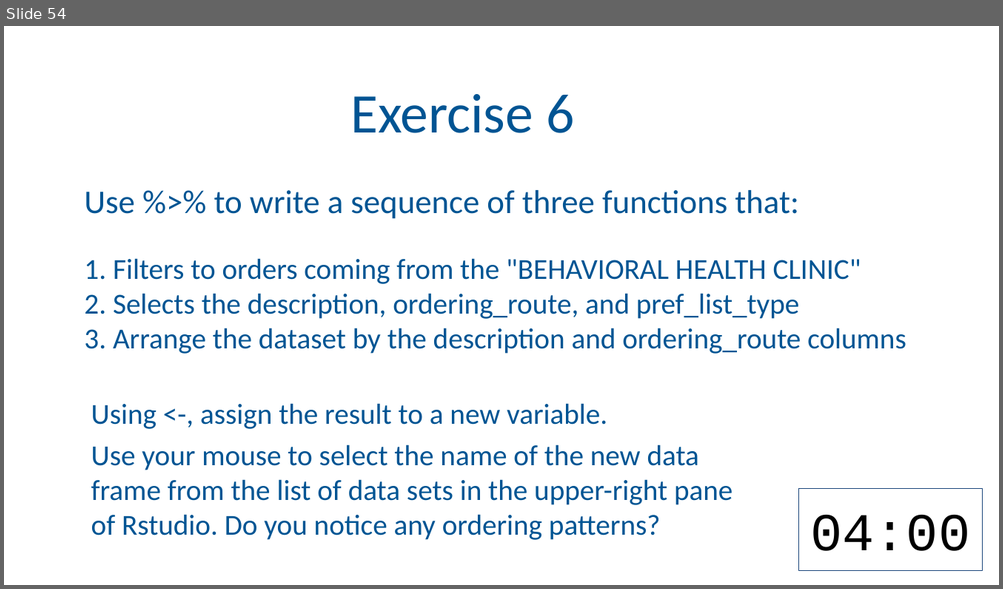
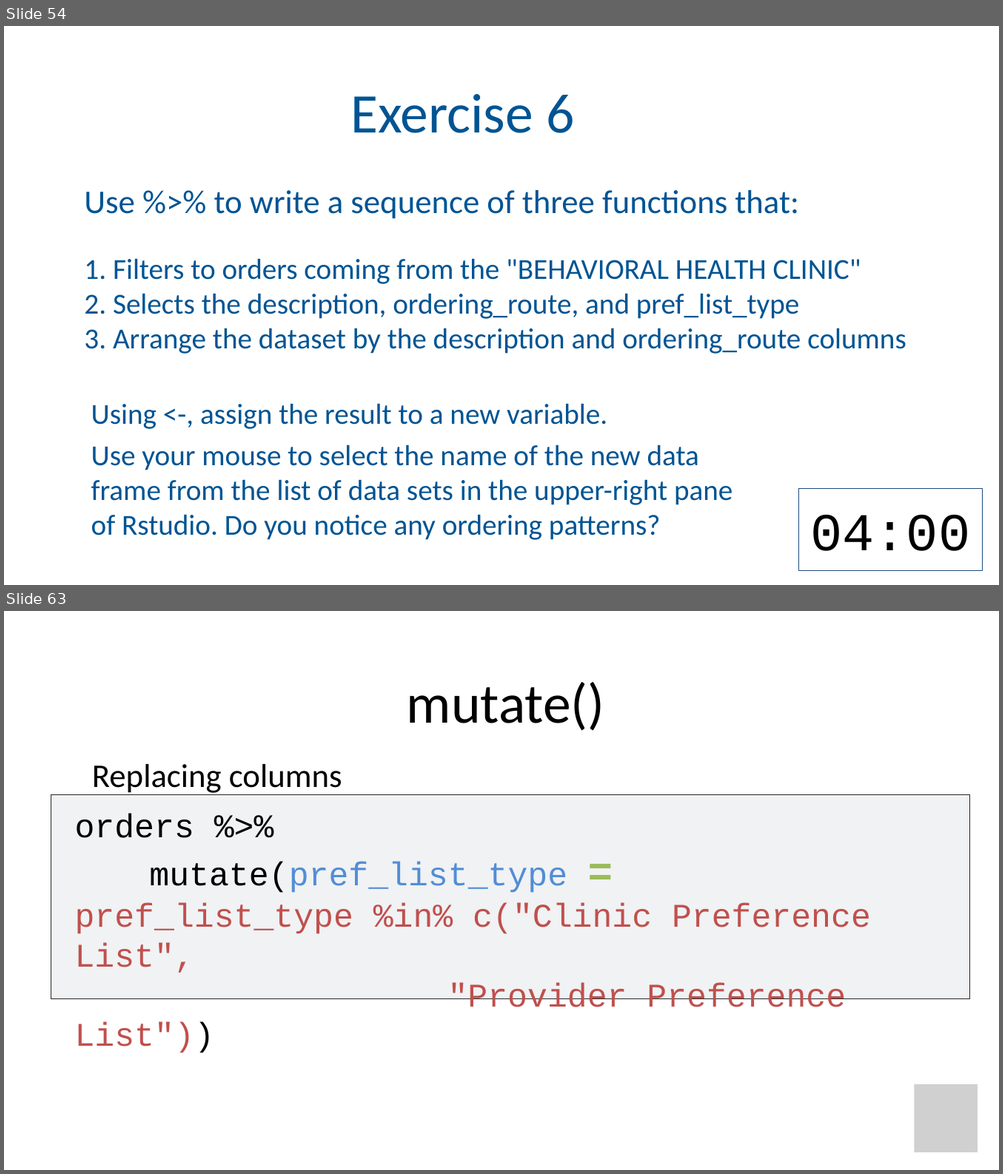
Before and after one commit to amromeo/api_r2020, a slide deck: 03 - Transform.pptx. Shown one above the other, each under a label of ours: slide 54 before the commit, slides 54 and 63 after it; the slides between them are not shown. The pictures are 1003x589 and 1003x1174 pixels, drawn with LibreOffice and Linux fonts; fonts in the diff are those of the drawing; grey boxes stand for pictures; background and template pictures are left out. Boxes give left, top, right and bottom in pixels: in the first picture for what was removed or moved away, otherwise in the second. Text is boxed around its words. In the diff, an @@ line names an element or a change of style, - is before the commit and + after.

Commit message:
->mutate

```diff
--- a/03 - Transform.pptx
+++ b/03 - Transform.pptx
@@ slide 63 added at <box>4,611,999,1170</box>, background #FFFFFF @@
@@ title added at <box>407,682,605,731</box>, 54 pt, text #000000 @@
+mutate()
@@ text added at <box>92,764,342,795</box>, 32 pt, text #000000 @@
+Replacing columns
@@ freeform shape added at <box>51,795,970,999</box>, fill #F0F2F4, outline #262626 0.75 pt @@
@@ text added at <box>75,814,871,1054</box>, 32 pt, text #C0504D @@
+orders %>%
+mutate(pref_list_type =
+pref_list_type %in% c("Clinic Preference List",
+"Provider Preference List"))
@@ picture added at <box>914,1085,978,1153</box> @@
```
Also in this commit, not shown: 1 slide changed, 9 other slides added.
